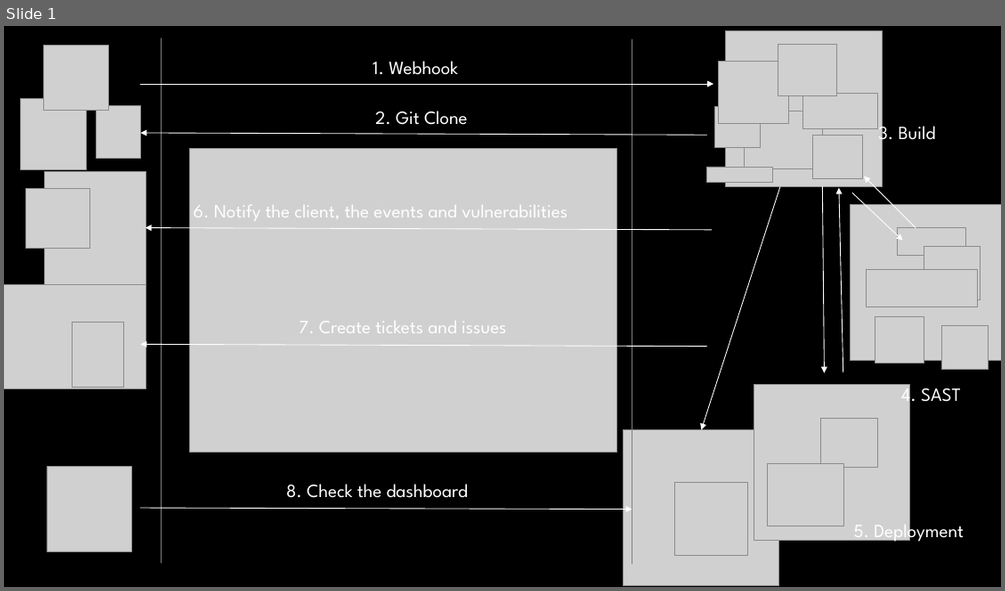
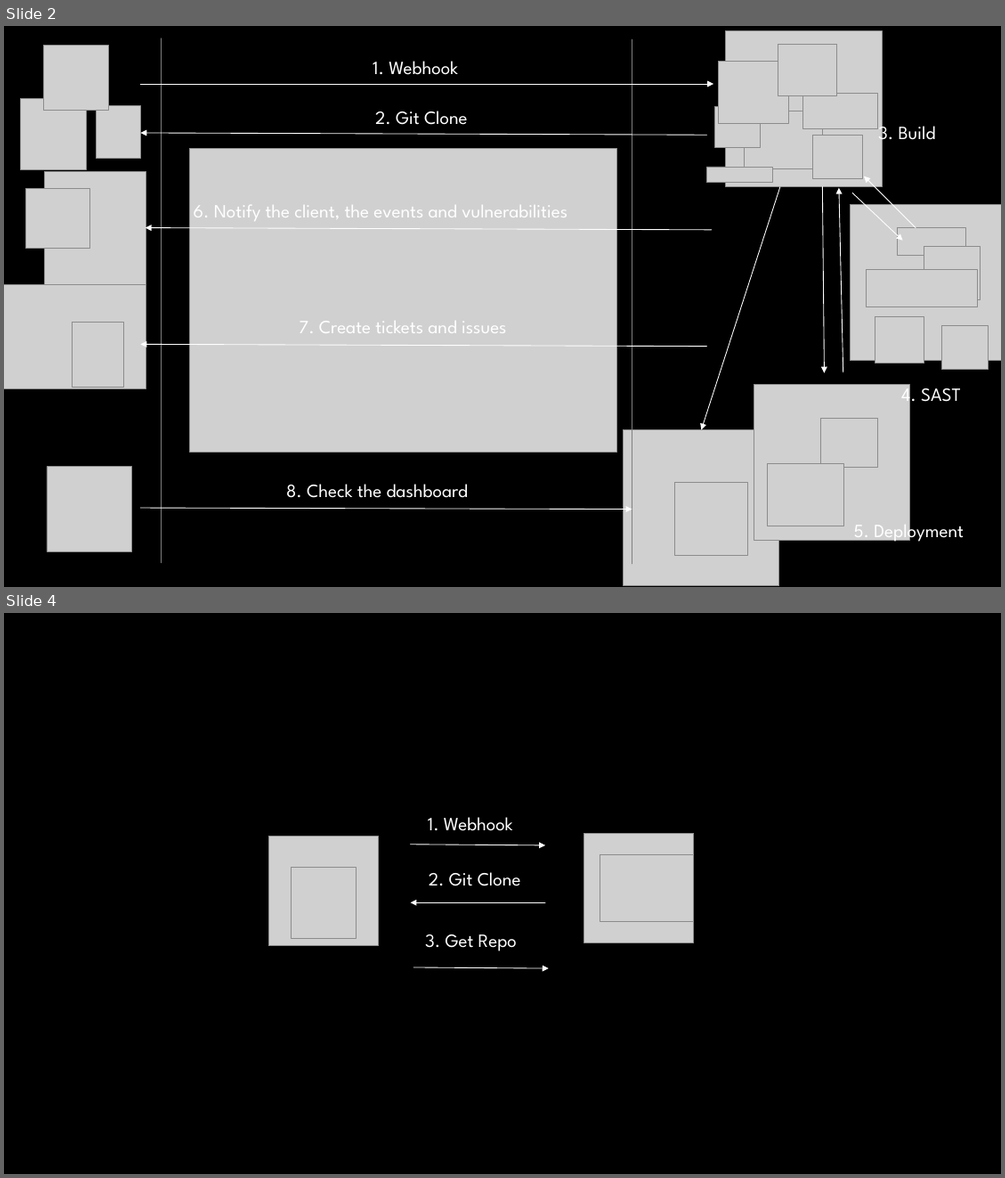
Before and after one commit to badBounty/TheFantasticSecDevOps, a slide deck: architecture.pptx. Shown one above the other, each under a label of ours: slide 1 before the commit, slides 2 and 4 after it; the slides between them are not shown. The pictures are 1005x591 and 1005x1178 pixels, drawn with LibreOffice and Linux fonts; fonts in the diff are those of the drawing; grey boxes stand for pictures; background and template pictures are left out. Boxes give left, top, right and bottom in pixels: in the first picture for what was removed or moved away, otherwise in the second. Text is boxed around its words. In the diff, an @@ line names an element or a change of style, - is before the commit and + after.

```diff
--- a/architecture.pptx
+++ b/architecture.pptx
@@ slide 4 added at <box>4,613,1001,1174</box>, background picture (left out) @@
@@ text added at <box>428,817,513,831</box>, 18 pt, text #FFFFFF @@
+1. Webhook
@@ picture added at <box>268,835,379,946</box> @@
@@ arrow added from (411, 844) to (545, 845), #FFFFFF 0.75 pt @@
@@ picture added at <box>584,833,695,943</box> @@
@@ picture added at <box>291,868,356,938</box> @@
@@ text added at <box>429,872,521,886</box>, 18 pt, text #FFFFFF @@
+2. Git Clone
@@ picture added at <box>600,854,694,922</box> @@
@@ arrow added from (545, 902) to (411, 902), #FFFFFF 0.75 pt @@
@@ text added at <box>425,934,517,951</box>, 18 pt, text #FFFFFF @@
+3. Get Repo
@@ arrow added from (413, 967) to (549, 968), #FFFFFF 0.75 pt @@
@@ what was slide 1 is now slide 2 @@
```
Also in this commit, not shown: 7 other slides added, 6 other files.
